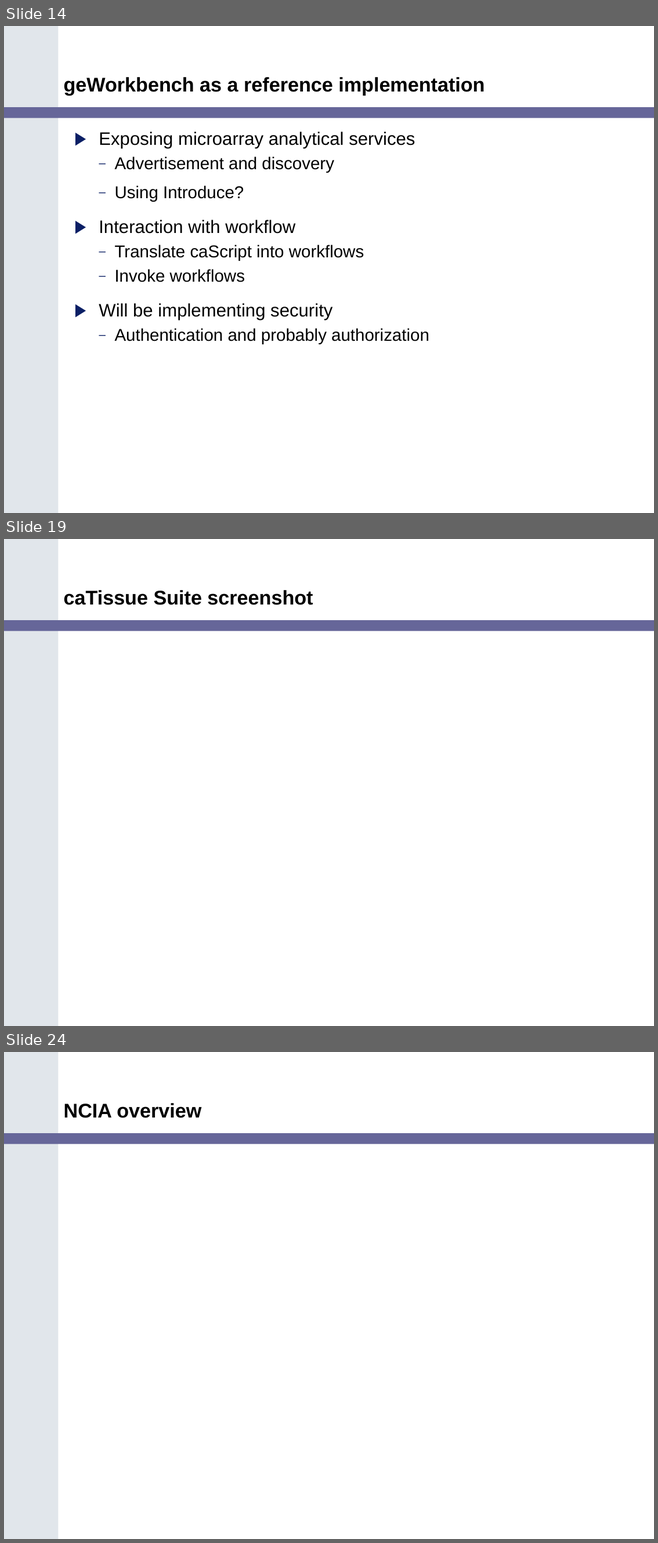
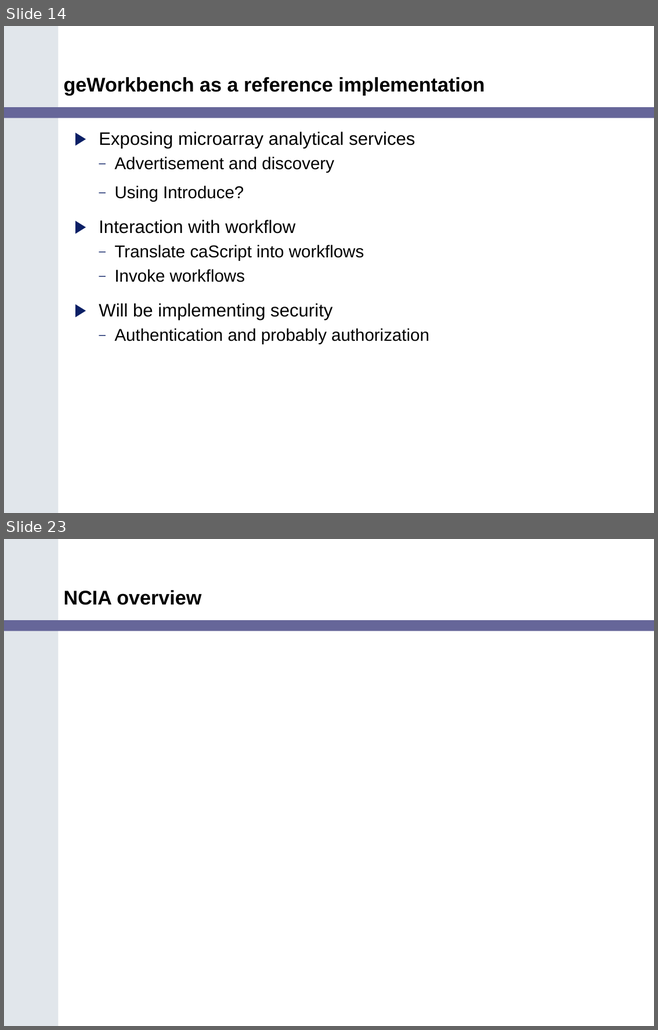
Before and after one commit to NCIP/cagrid-portal, a slide deck: cagrid-1-0/Documentation/presentations/200607_VCDE_ARCH/Ref_Impl_Arch_VCDE_2006_07.ppt. Shown one above the other, each under a label of ours: slides 14, 19 and 24 before the commit, slides 14 and 23 after it; the slides between them are not shown. The pictures are 658x1543 and 658x1030 pixels, drawn with LibreOffice and Linux fonts; fonts in the diff are those of the drawing; background and template pictures are left out. Boxes give left, top, right and bottom in pixels: in the first picture for what was removed or moved away, otherwise in the second. Text is boxed around its words. In the diff, an @@ line names an element or a change of style, - is before the commit and + after.

```diff
--- a/cagrid-1-0/Documentation/presentations/200607_VCDE_ARCH/Ref_Impl_Arch_VCDE_2006_07.ppt
+++ b/cagrid-1-0/Documentation/presentations/200607_VCDE_ARCH/Ref_Impl_Arch_VCDE_2006_07.ppt
@@ slide 19 removed at [4, 539, 654, 1026], background #FFFFFF; not listed: 2 template elements that a slide beside it also shows @@
@@ title removed at [64, 590, 313, 605] @@
-caTissue Suite screenshot
@@ what was slide 24 is now slide 23 @@
```
Also in this commit, not shown: 8 slides changed, 7 slides added, 4 other slides removed.
